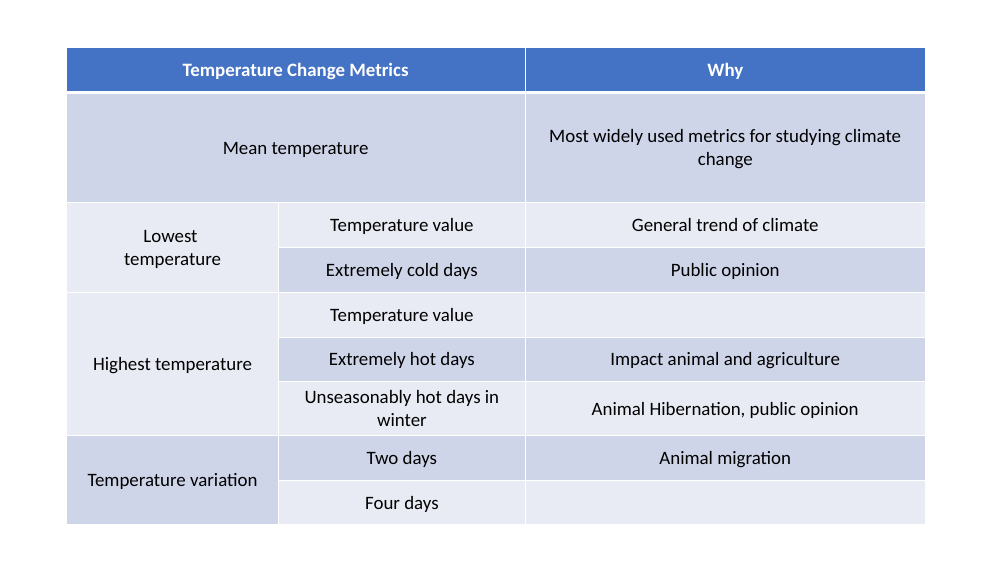
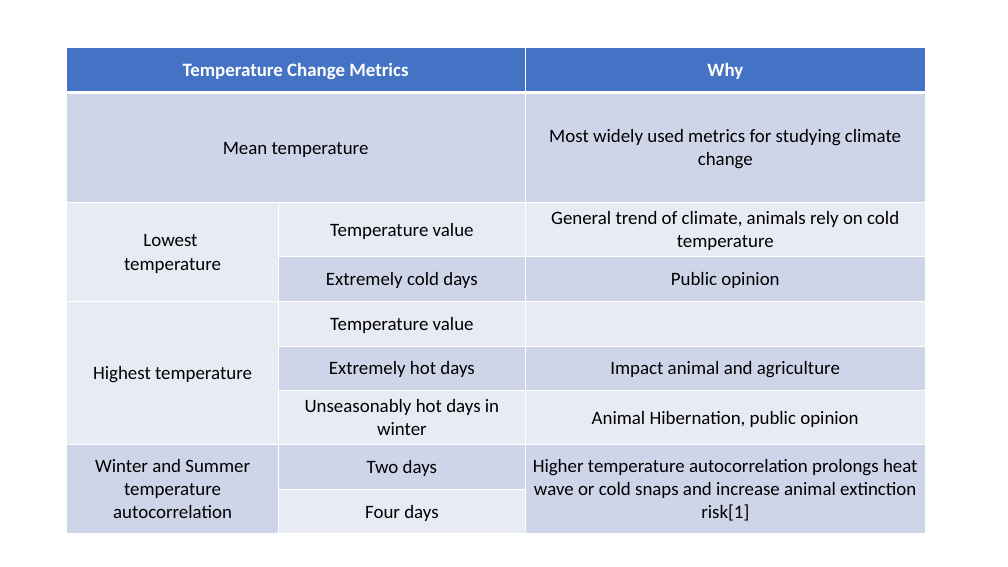
Before and after one commit to JustintheButton/temperature_analysis, a slide deck: slide 2 of report.pptx (slide 1 before the commit). Drawn at 1008x567 pixels with LibreOffice and Linux fonts; fonts in the diff are those of the drawing. Boxes give left, top, right and bottom in pixels: in the first picture for what was removed or moved away, otherwise in the second. Text is boxed around its words. In the diff, an @@ line names an element or a change of style, - is before the commit and + after.

```diff
--- a/report.pptx
+++ b/report.pptx
@@ table at [67,48,926,532] @@
-row 3, column 3: General trend of climate
+row 3, column 3: General trend of climate, animals rely on cold temperature
-row 8, column 1: Temperature variation
+row 8, column 1: Winter and Summer temperature autocorrelation
-row 8, column 3: Animal migration
+row 8, column 3: Higher temperature autocorrelation prolongs heat wave or cold snaps and increase animal extinction risk[1]
```
Also in this commit, not shown: 17 slides added, 1 other file.
